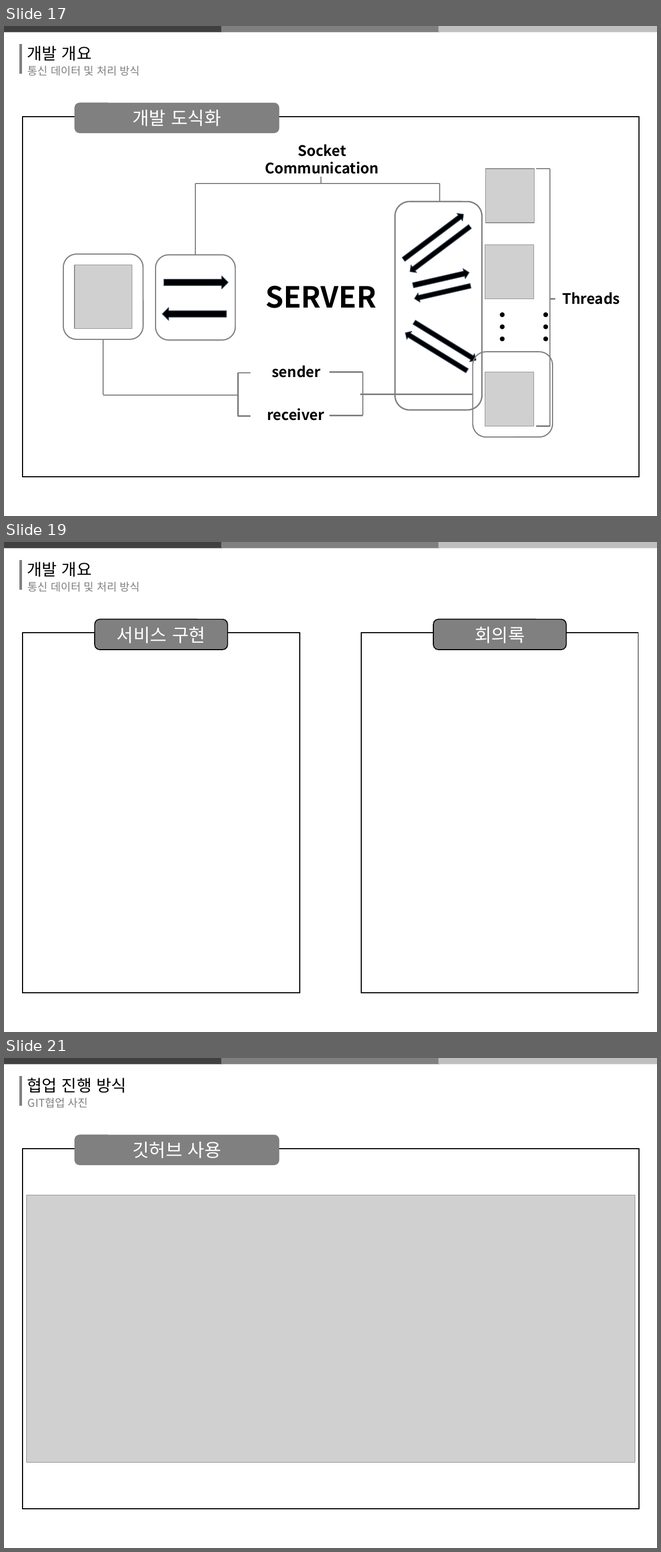
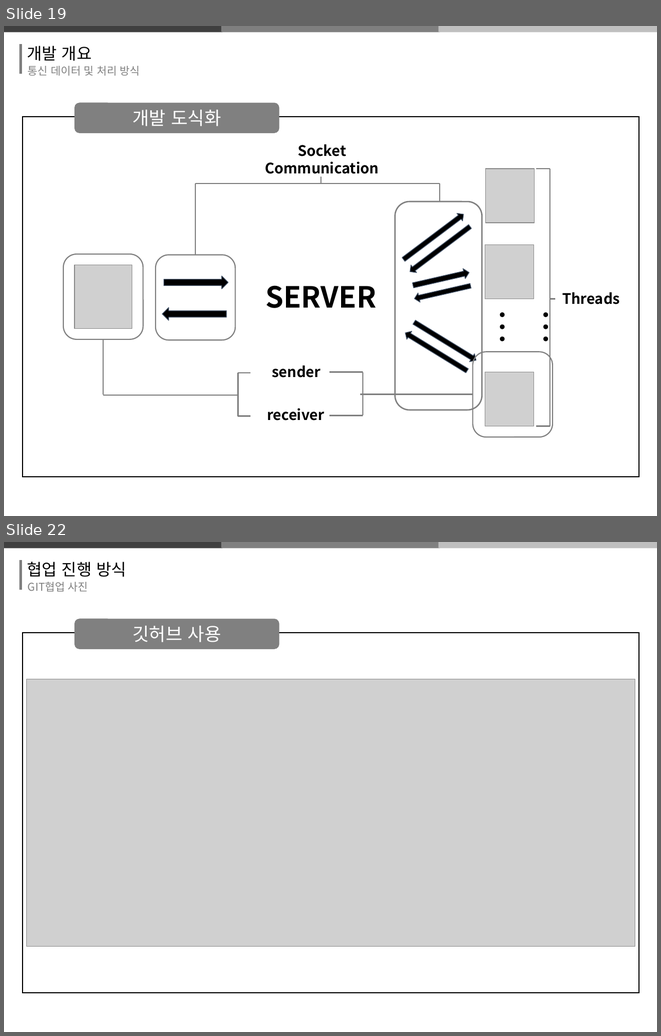
Before and after one commit to thrk941106/2018system_programming, a slide deck: 시프ppt 제작중.pptx. Shown one above the other, each under a label of ours: slides 17, 19 and 21 before the commit, slides 19 and 22 after it; the slides between them are not shown. The pictures are 661x1552 and 661x1036 pixels, drawn with LibreOffice and Linux fonts; fonts in the diff are those of the drawing; grey boxes stand for pictures. Boxes give left, top, right and bottom in pixels: in the first picture for what was removed or moved away, otherwise in the second. Text is boxed around its words. In the diff, an @@ line names an element or a change of style, - is before the commit and + after.

```diff
--- a/시프ppt 제작중.pptx
+++ b/시프ppt 제작중.pptx
@@ slide 19 removed at bbox=[4, 542, 657, 1032], background #FFFFFF @@
@@ freeform shape removed at bbox=[4, 542, 223, 548] @@
@@ freeform shape removed at bbox=[221, 542, 440, 548] @@
@@ freeform shape removed at bbox=[438, 542, 657, 548] @@
@@ freeform shape removed at bbox=[21, 559, 21, 590] @@
@@ text removed at bbox=[27, 562, 92, 577] @@
-개발 개요
@@ text removed at bbox=[28, 582, 140, 592] @@
-통신 데이터 및 처리 방식
@@ rounded rectangle removed at bbox=[95, 619, 228, 650] @@
-서비스 구현
@@ rounded rectangle removed at bbox=[434, 619, 567, 650] @@
-회의록
@@ rectangle removed at bbox=[23, 633, 300, 992] @@
@@ rectangle removed at bbox=[361, 633, 638, 992] @@
@@ what was slide 17 is now slide 19 @@
@@ what was slide 21 is now slide 22 @@
```
Also in this commit, not shown: 4 slides changed, 4 slides added, 4 other slides removed.
